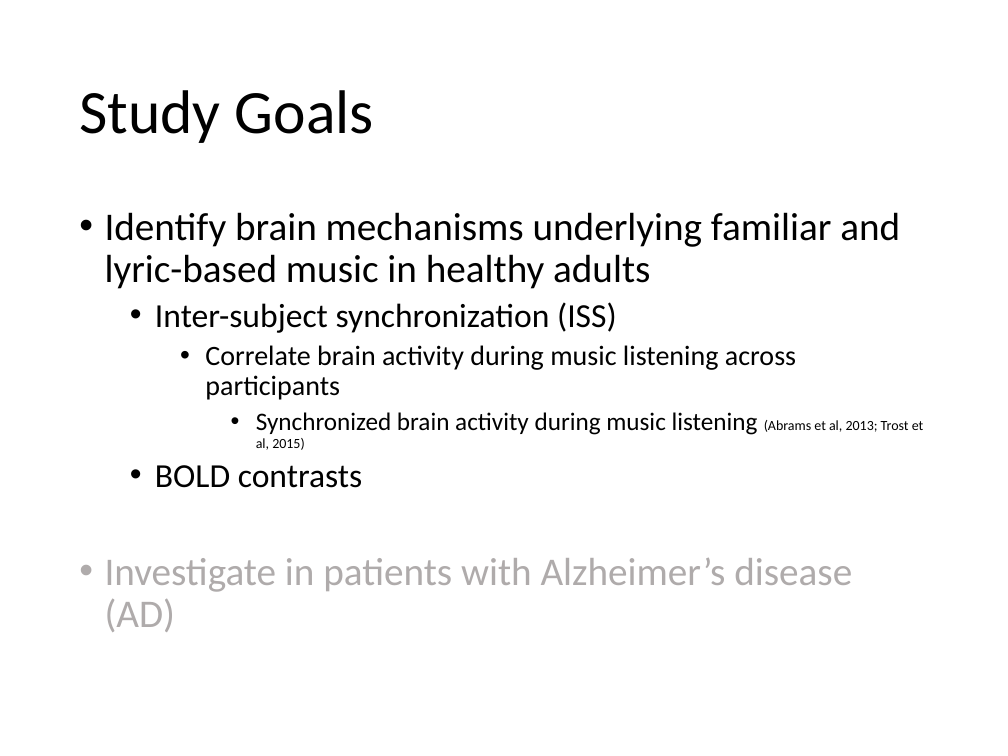
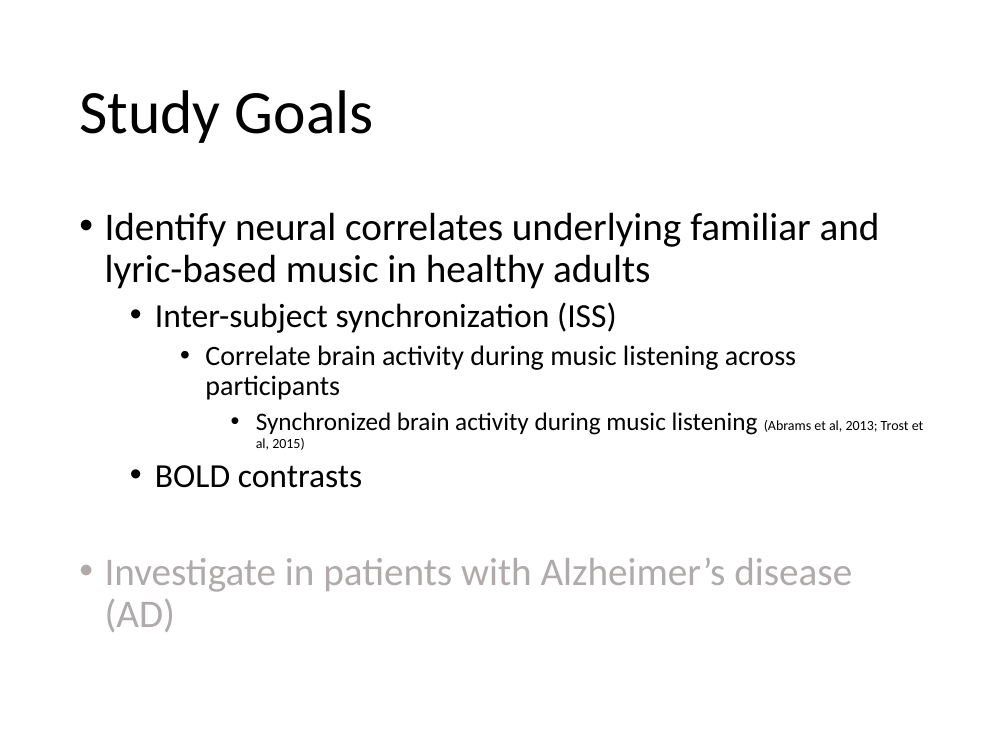
Before and after one commit to asternin/PhDProject, a slide deck: slide 8 of Meetings/2017.05.10-Grahn+KohlerPresentation.pptx. Drawn at 1008x756 pixels with LibreOffice and Linux fonts; fonts in the diff are those of the drawing. Boxes give left, top, right and bottom in pixels: in the first picture for what was removed or moved away, otherwise in the second. Text is boxed around its words. In the diff, an @@ line names an element or a change of style, - is before the commit and + after.

```diff
--- a/Meetings/2017.05.10-Grahn+KohlerPresentation.pptx
+++ b/Meetings/2017.05.10-Grahn+KohlerPresentation.pptx
@@ text at (105,212,880,289): text changed @@
-• Identify brain mechanisms underlying familiar and lyric-based music in healthy adults
+• Identify neural correlates underlying familiar and lyric-based music in healthy adults
```
Also in this commit, not shown: 8 other slides changed, 15 other files.
